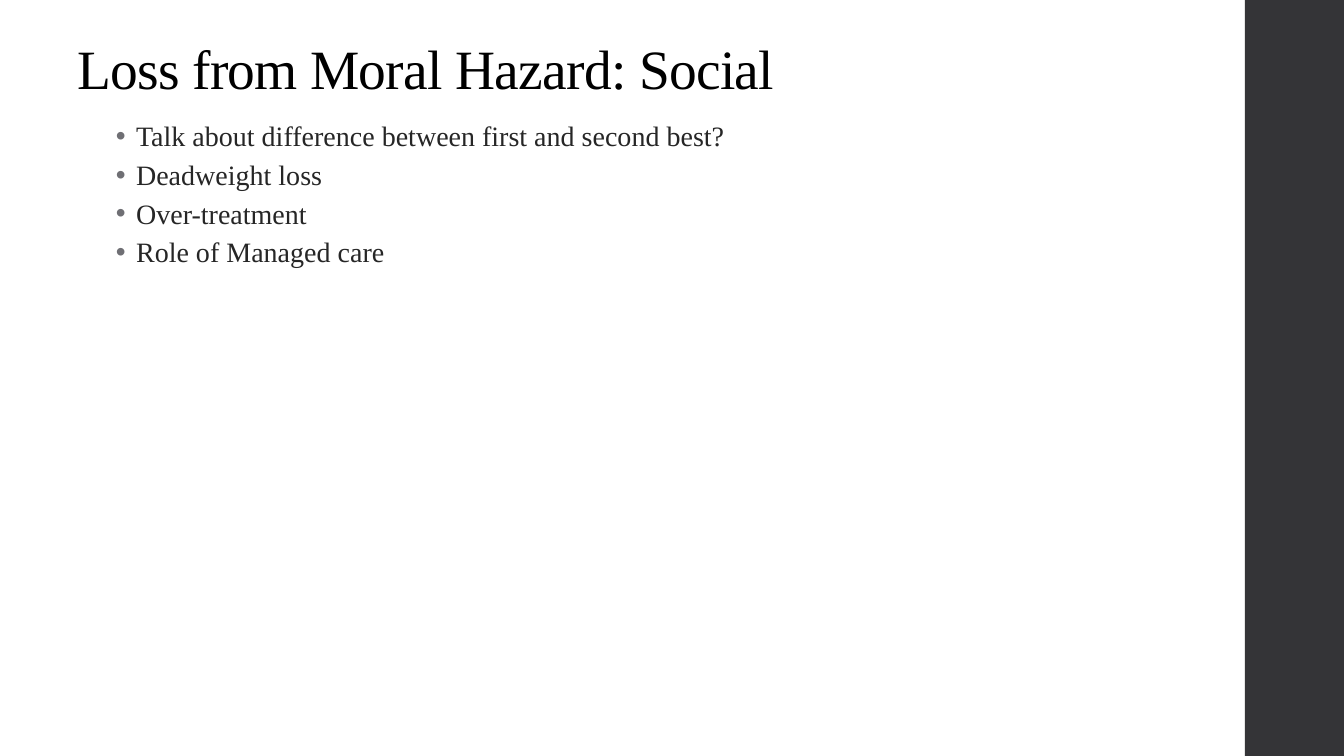
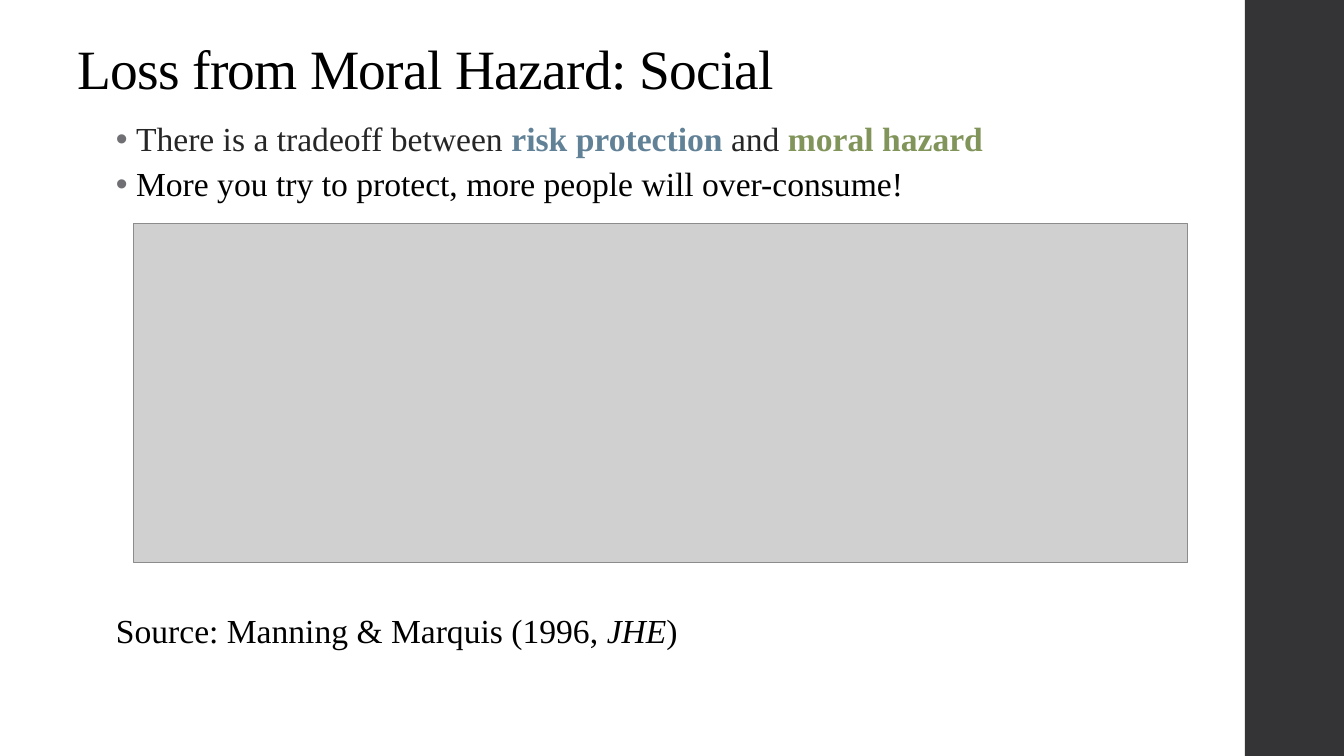
Before and after one commit to alex-hoagland/HAD6750H, a slide deck: slide 39 of Lecture02_MoralHazard/L2Slides_MoralHazard_2023W.pptx. Drawn at 1344x756 pixels with LibreOffice and Linux fonts; fonts in the diff are those of the drawing; grey boxes stand for pictures. Boxes give left, top, right and bottom in pixels: in the first picture for what was removed or moved away, otherwise in the second. Text is boxed around its words. In the diff, an @@ line names an element or a change of style, - is before the commit and + after.

```diff
--- a/Lecture02_MoralHazard/L2Slides_MoralHazard_2023W.pptx
+++ b/Lecture02_MoralHazard/L2Slides_MoralHazard_2023W.pptx
@@ text at box(116, 127, 983, 649): text changed; size 20 to 24 pt; text colour #262626 to #000000 @@
-  • Talk about difference between first and second best?
-  • Deadweight loss
-  • Over-treatment
-  • Role of Managed care
+  • There is a tradeoff between risk protection and moral hazard
+  • More you try to protect, more people will over-consume!
+  Source: Manning & Marquis (1996, JHE)
@@ picture added at box(134, 224, 1189, 564) @@
```
Also in this commit, not shown: 1 other slide changed, 4 slides added, 3 other files.
